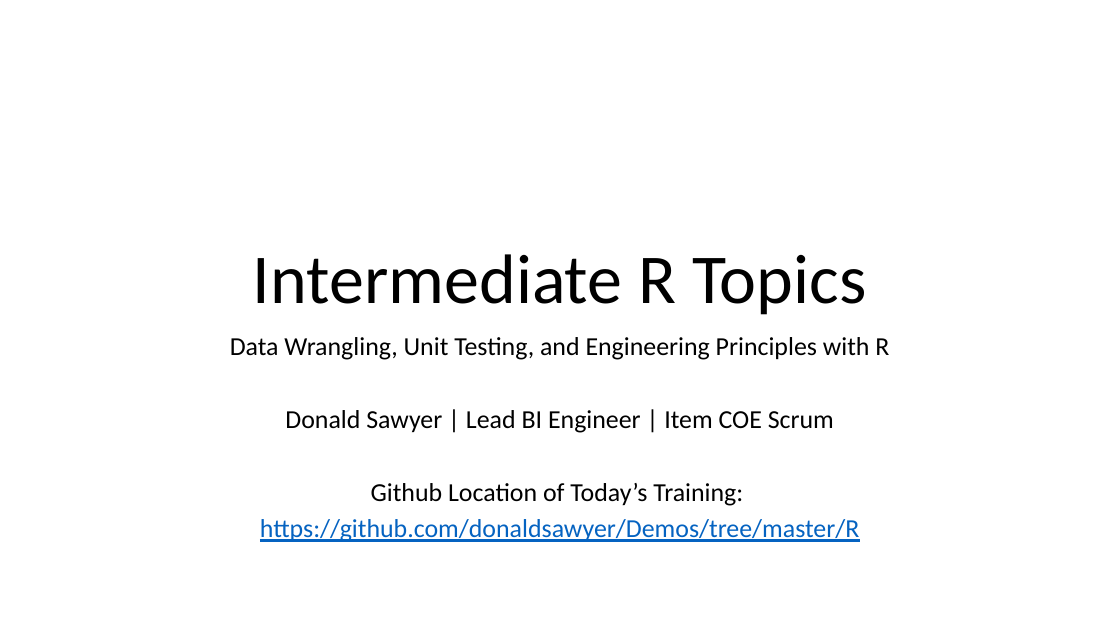
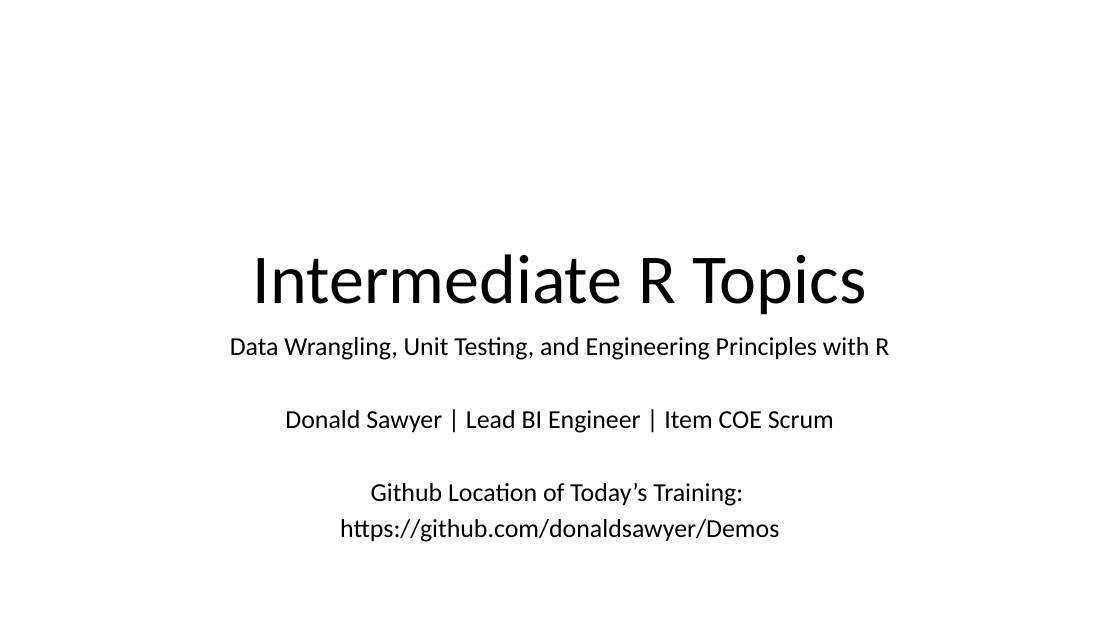
Before and after one commit to donaldsawyer/Demos, a slide deck: slide 1 of R/R_Intermediate_Training.pptx. Drawn at 1120x630 pixels with LibreOffice and Linux fonts; fonts in the diff are those of the drawing. Boxes give left, top, right and bottom in pixels: in the first picture for what was removed or moved away, otherwise in the second. Text is boxed around its words. In the diff, an @@ line names an element or a change of style, - is before the commit and + after.

Commit message:
after target presentation

```diff
--- a/R/R_Intermediate_Training.pptx
+++ b/R/R_Intermediate_Training.pptx
@@ subtitle at <box>340,519,779,542</box>: text changed; text colour #0563C1 to #000000 @@
-https://github.com/donaldsawyer/Demos/tree/master/R
+https://github.com/donaldsawyer/Demos
```
Also in this commit, not shown: 2 other files.
